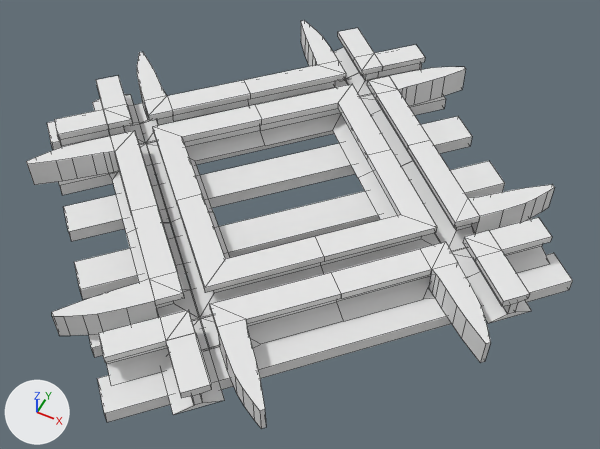
Two versions of the OBJ model models/advtrains_dtrack_xing_tieless_st_45.obj, one commit apart.
Both versions are drawn from a 50 mm lens placed at (0.934, -1.767, 1.619), pointed at (0.08, -0.06, -0.515). Every picture has the same lights, and +X, +Y and +Z are marked at lower left. Mesh edges are drawn as thin lines. Where no turn or scale is listed for an object, it has been applied to the vertices. Vertices at the same position are counted once.

Objects in the first picture: 'dtrack_xing_st_45.sleepers_BezierCurve.010', 'dtrack_xing_st_45.tracks_BezierCurve.009'.
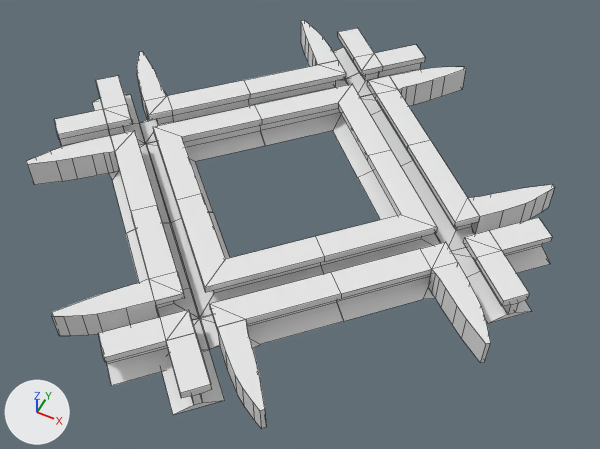
Where the change shows, as pixel boxes [x1, y1, x2, y2] in the pictures (600 x 449 px; the box of a moved part takes in the faces that stretch with it):
```json
{"object": "dtrack_xing_st_45.sleepers_BezierCurve.010", "change": "deleted", "before": [47, 63, 573, 422]}
{"part": 1, "of": "me_dtrack_xing_st_45_tracks_beziercurve_009", "change": "moved or reshaped", "before": [200, 239, 432, 318], "after": [200, 239, 432, 318]}
{"part": 2, "of": "me_dtrack_xing_st_45_tracks_beziercurve_009", "change": "moved or reshaped", "before": [147, 106, 247, 146], "after": [147, 106, 247, 146]}
```

Edits to the scene script, one JSON object a line:
```json
{"block": "me_dtrack_xing_st_45_tracks_beziercurve_009", "where": "me_dtrack_xing_st_45_tracks_beziercurve_009.from_pydata(...)  # 750 vertices, 480 faces, 20 loose edges; spans x -0.9..0.9, y -0.9..0.9, z -0.46..-0.36"}
{"block": "me_dtrack_xing_st_45_tracks_beziercurve_009", "where": "# used by ob_dtrack_xing_st_45_tracks_beziercurve_009; location = (0.0, 0.0, 0.0)"}
{"op": "remove", "block": "me_dtrack_xing_st_45_tracks_beziercurve_009", "code": "me_dtrack_xing_st_45_tracks_beziercurve_009.materials.append(mat_rails)  # white #e7e7e7"}
{"block": "me_dtrack_xing_st_45_tracks_beziercurve_009", "change": "me_dtrack_xing_st_45_tracks_beziercurve_009 part 1"}
{"block": "me_dtrack_xing_st_45_tracks_beziercurve_009", "change": "7 faces are deleted"}
{"block": "me_dtrack_xing_st_45_tracks_beziercurve_009", "change": "1 loose edge is deleted"}
{"block": "me_dtrack_xing_st_45_tracks_beziercurve_009", "change": "1 loose edge is added"}
{"block": "me_dtrack_xing_st_45_tracks_beziercurve_009", "change": "7 new faces join them"}
{"block": "me_dtrack_xing_st_45_tracks_beziercurve_009", "change": "me_dtrack_xing_st_45_tracks_beziercurve_009 part 2"}
{"block": "me_dtrack_xing_st_45_tracks_beziercurve_009", "change": "7 faces are deleted"}
{"block": "me_dtrack_xing_st_45_tracks_beziercurve_009", "change": "1 loose edge is deleted"}
{"block": "me_dtrack_xing_st_45_tracks_beziercurve_009", "change": "1 loose edge is added"}
{"block": "me_dtrack_xing_st_45_tracks_beziercurve_009", "change": "7 new faces join them"}
{"op": "add", "block": "me_dtrack_xing_st_45_tracks_beziercurve_009", "code": "me_dtrack_xing_st_45_tracks_beziercurve_009.materials.append(mat_sleepers)  # white #e7e7e7"}
{"op": "remove", "block": "ob_dtrack_xing_st_45_sleepers_beziercurve_010", "code": ["ob_dtrack_xing_st_45_sleepers_beziercurve_010 = bpy.data.objects.new('dtrack_xing_st_45.sleepers_BezierCurve.010', me_dtrack_xing_st_45_sleepers_beziercurve_010)", "ob_dtrack_xing_st_45_sleepers_beziercurve_010.location = (0.0, 0.0, 0.0)"]}
```
